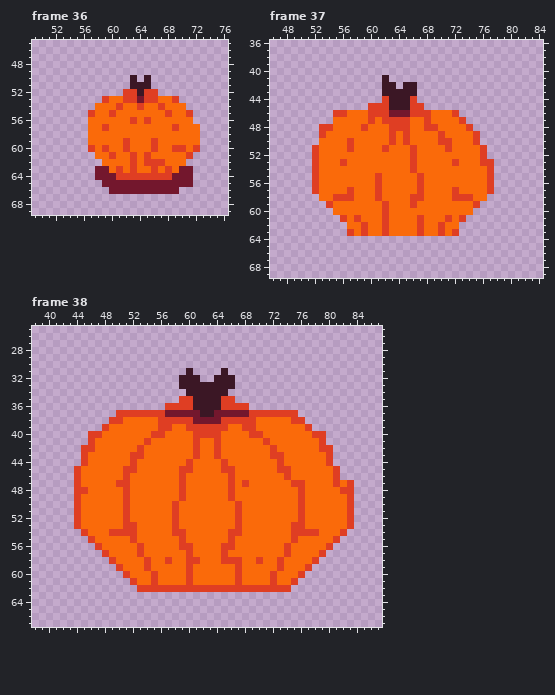
Pixel-art file -- Ase/plant.aseprite. The picture above is the old version.
128x128 pixels, 41 frames. Shown: frame 36: x 49..76, y 45..69; frame 37: x 46..84, y 36..69; frame 38: x 38..87, y 25..67. The old version is drawn lined up with the new one. The commit also changed other frames, which this record leaves out.
After:
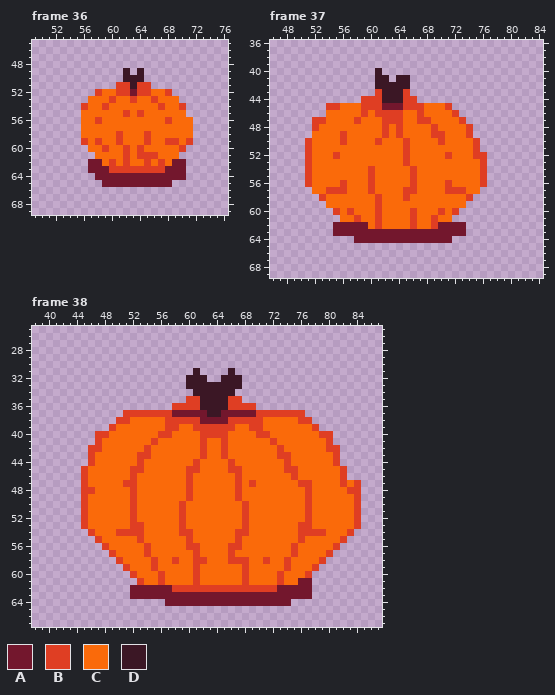
Palette (. is transparent): A #73172d  B #df3e23  C #fa6a0a  D #3b1725
Difference:
whole drawing moved by -1,-13 (the old picture is shown already moved)
Changed rows in their new state; - is an unchanged pixel.
Frame 36:
first column x 56:
49 ------D-D--------
50 ------D-D.-------
51 -----BB-BB-------
52 --BCCB-AB-CCB----
53 -CCCB-C-CC---C---
54 BC-B-C--C-----B--
55 CC--C-B-B---C--.-
56 C-B----C-C--B----
57 C--C---------C--.
58 C----B---B------.
59 B-B--BC--BC-BB-B.
60 -C------B-C--C-..
61 ----C-BCB-B---..-
62 -AA-B-BC--C--AA--
63 -A--B-B-BB-BAA-.-
64 -----AAAAAAAA--.-
65 -------------...-
66 ----..........---
Frame 37:
first column x 51:
40 ----------D----------------
41 ----------D--DD------------
42 ----------D--D-.-----------
43 ----------B---B.-----------
44 --------BBBD--B------------
45 ---BBCCCB--AAAB--CCCB------
46 ---CCC--BC--BBCC-C---------
47 -BBC---B-C----C-B----------
48 -BCC----C--BC-C--C---------
49 -CC--B-----BCBC---B----B.--
50 BC---BC---B-C-------C------
51 BC----C----C--BC----C---B.-
52 BC--B---------BC----B---B--
53 BC---C--------BC-----C----.
54 BC-------B---------------B.
55 BC-------BC----BC--------B.
56 BC---B---BC----BC---B----B.
57 -C-BBBC--BC---BBC---B-B--..
58 --B-CCC-------BCC----CC-..-
59 ---C------BC---C-------..--
60 ----B-B---BC---B---B-B..---
61 -----C----BC---BC-B-C..----
62 ----AAAAA-BC---BC-BAAAA----
63 ----AAAAAAAAAAAAAAAAAAA----
64 -------AAAAAAAAAAAAAA------
Frame 38:
first column x 44:
31 ----------------.D---.D------------------
32 ---------------.--D-.--D-----------------
33 ---------------.-------D-----------------
34 ----------------.-----D------------------
35 ---------------.-B---D-B-----------------
36 -------------.---B---D---B---------------
37 ------.------B----A-D----A------B--------
38 -----.-B----C----B---A----B----C-B-------
39 ----.B------C-B-C-----B-C-B------CB------
40 --.-B------C-B---C---B---C-B------C-B----
41 --.B------CB-----CB-CB-----CB------CB----
42 -.-B-----CB------CB-CB------CB-----C-B---
43 -.B-----C-B------CB-CB------C-B-----CB---
44 -.B-----CB------CB---CB------CB-----CB---
45 .B-----C-B-----C-B---C-B-----C-B-----CB--
46 .B-----CB------CB-----CB------CB-----CB--
47 .B----C-B------CB-----CBCB-----C-B---CBCB
48 .-B----CB------CB-----CB--------CB----C-B
49 .B-----CB------CB-----CB--------CB-----CB
50 .B-----CB-----CB-------CB-------CB-----CB
51 .B-----CB-----CB-------CB-------CB-----CB
52 .B-----CB-----CB-------CB-------CB-----CB
53 .B-----C-B----CB-------CB------C-B-----CB
54 -.B--C---B----C-B-----C-B------C---B--CB-
55 --.B----CB-----CB-----CB-------CB----CB--
56 ---.B----CB----C-B---C-B------CB----CB---
57 ----.B---CB-----CB---CB-------CB---CB----
58 -----.B---CB-CB-C-B--C--B-CB-CB---CB-----
59 ------.B--CB----CB-----CB----CB--CB------
60 -------.B--CB---CB-----CB---CB--CB-------
61 --------.B-CB---CB-----CB---CB-CAA-------
62 --------AAAAAA---------------AAAAA-------
63 --------AAAAAAAAAAAAAAAAAAAAAAAAAA-------
64 -------------AAAAAAAAAAAAAAAAAA----------
